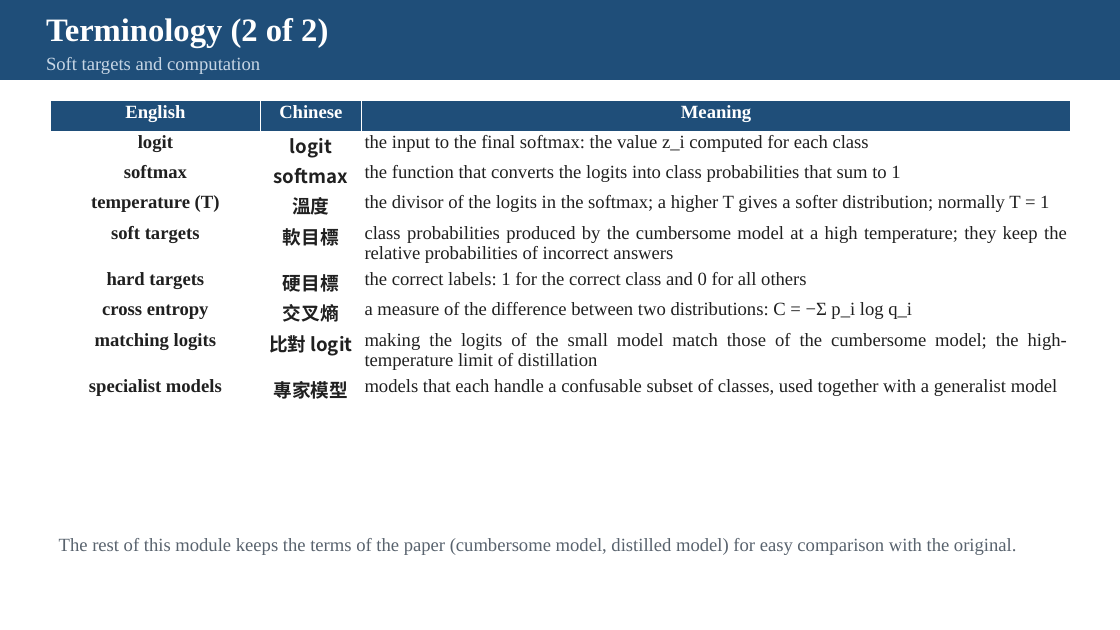
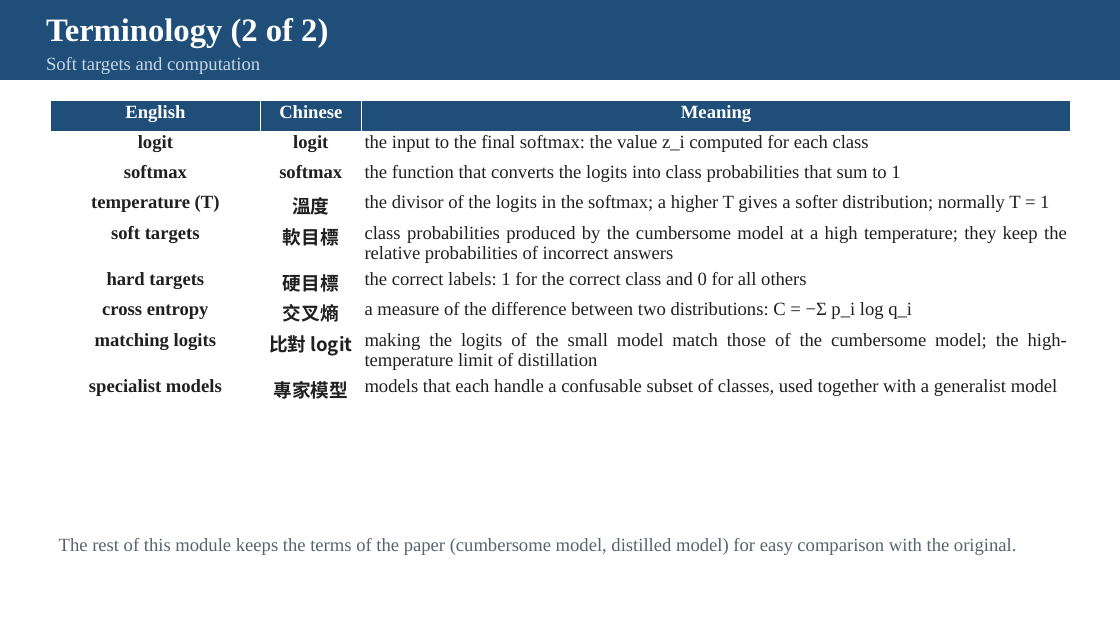
Before and after one commit to pychang-ai/115-1_DLMA, a slide deck: slide 6 of topics/knowledge-distillation/Knowledge_Distillation_slides_EN.pptx. Drawn at 1120x630 pixels with LibreOffice and Linux fonts; fonts in the diff are those of the drawing. Boxes give left, top, right and bottom in pixels: in the first picture for what was removed or moved away, otherwise in the second. Text is boxed around its words. In the diff, an @@ line names an element or a change of style, - is before the commit and + after.

```diff
--- a/topics/knowledge-distillation/Knowledge_Distillation_slides_EN.pptx
+++ b/topics/knowledge-distillation/Knowledge_Distillation_slides_EN.pptx
@@ table at box(50, 101, 1071, 403) @@
@@ font Noto Sans CJK TC to Times New Roman in "logit", "softmax" @@
```
Also in this commit, not shown: 1 other slide changed.
